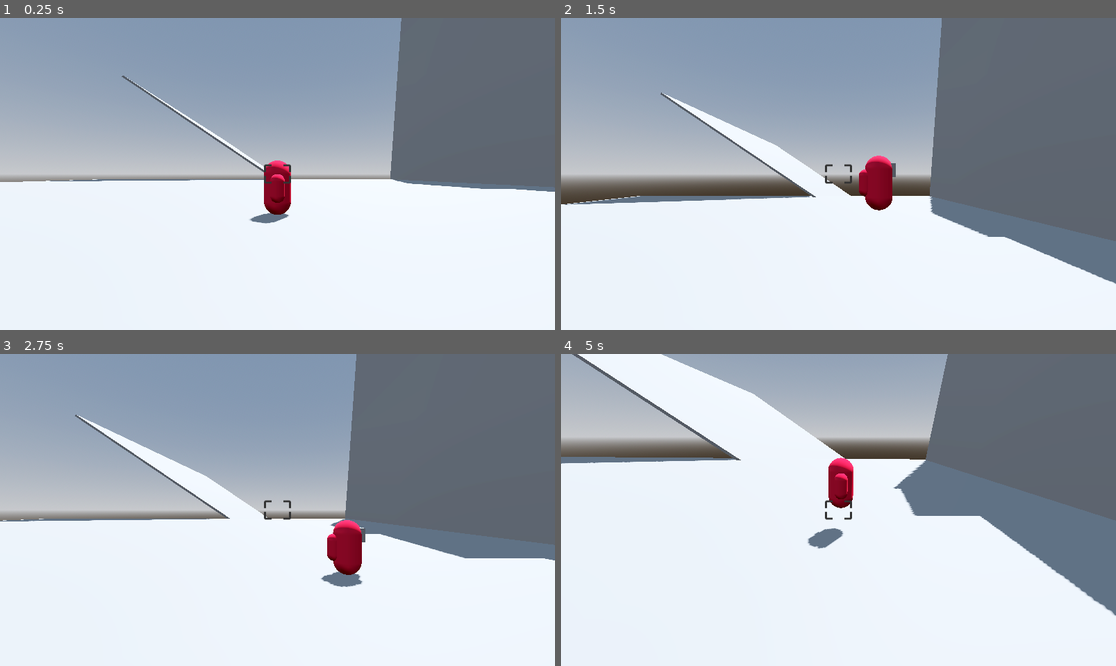
Above: before the commit, frames 1-4 (two rows, left to right).
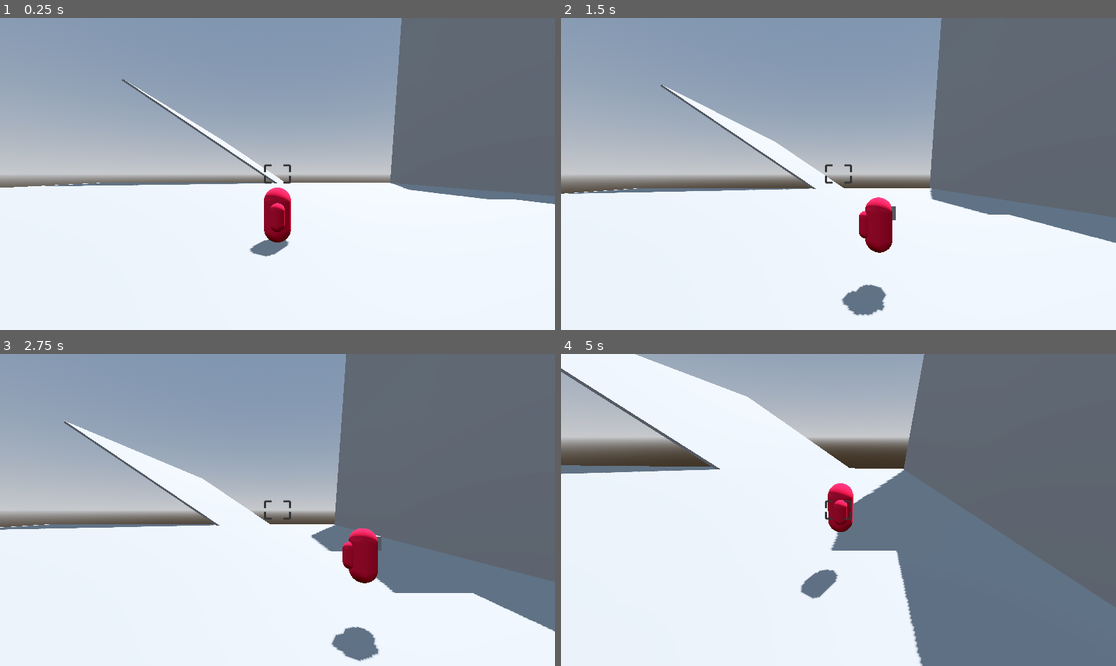
Above: after the commit, the same moments.

Repository: lead0lead/godot-3d-bullet-hell
Game: Godot game, scene res://scenes/main.tscn
The game is run twice, just before and just after one commit, with the same random seed, the same clock (stepped at 60 frames per second) and the same inputs.
Inputs (mouse positions are in pixels of both pictures, inside the frame that each line leads up to):
- Up to frame 1 (0.25 s): no input
- Up to frame 2 (1.5 s): tap Enter at 0.5 s; move the mouse to (960, 158) at 0.52 s; hold D (right) 0.53-1.28 s; hold Space (jump) 0.53-1.28 s; tap V (toggle_flight, bound only before the commit) at 0.6 s; move the mouse to (727, 189) at 1.27 s; hold Ctrl (down, bound only before the commit) from 1.28 s (still down); tap Space (jump) at 1.35 s
- Up to frame 3 (2.75 s): tap Space (jump) at 1.52, 1.82 s; tap V (toggle_flight, bound only before the commit) at 1.55 s; move the mouse to (333, 441) at 2.02 s; release Ctrl (down, bound only before the commit) at 2.03 s; hold D (right) from 2.03 s (still down); hold Space (jump) from 2.03 s (still down); tap Shift (dash) at 2.1 s
- Up to frame 4 (5 s): move the mouse to (810, 572) at 2.77 s; release D (right) at 2.78 s; release Space (jump) at 2.78 s; hold W (forward) from 2.78 s (still down); click (810, 572) at 2.85 s; tap Space (jump) at 3.02, 3.32, 4.52, 4.82 s; tap V (toggle_flight, bound only before the commit) at 3.05, 3.6, 4.35 s; move the mouse to (877, 513) at 3.52 s; hold Space (jump) 3.53-4.28 s; move the mouse to (794, 506) at 4.27 s

The runs differ from the first frame. In frame 1, 3.9% of the frame differs, in the area x 0-100%, y 1-77%; in frame 2, 8.4%; in frame 3, 11%; in frame 4, 24%, in the area x 0-100%, y 0-100%.

Commit message:
Replace flight with gliding
remove flight mechanics
add gliding mechanics
remove unnecessary variables and input maps

Diff:
--- a/project.godot
+++ b/project.godot
@@ -47,16 +47,6 @@
 "events": [Object(InputEventKey,"resource_local_to_scene":false,"resource_name":"","device":-1,"window_id":0,"alt_press …(191 unchanged characters)…
 ]
 }
-toggle_flight={
-"deadzone": 0.5,
-"events": [Object(InputEventKey,"resource_local_to_scene":false,"resource_name":"","device":-1,"window_id":0,"alt_pressed":false,"shift_pressed":false,"ctrl_pressed":false,"meta_pressed":false,"pressed":false,"keycode":0,"physical_keycode":86,"key_label":0,"unicode":118,"location":0,"echo":false,"script":null)
-]
-}
-down={
-"deadzone": 0.5,
-"events": [Object(InputEventKey,"resource_local_to_scene":false,"resource_name":"","device":-1,"window_id":0,"alt_pressed":false,"shift_pressed":false,"ctrl_pressed":false,"meta_pressed":false,"pressed":false,"keycode":0,"physical_keycode":4194326,"key_label":0,"unicode":0,"location":0,"echo":false,"script":null)
-]
-}
 dash={
 "deadzone": 0.5,
 "events": [Object(InputEventKey,"resource_local_to_scene":false,"resource_name":"","device":-1,"window_id":0,"alt_press …(195 unchanged characters)…
--- a/scenes/player.tscn
+++ b/scenes/player.tscn
@@ -48,6 +48,7 @@
 
 [node name="CameraPivot" type="Node3D" parent="."]
 unique_name_in_owner = true
+transform = Transform3D(1, 0, 0, 0, 1, 0, 0, 0, 1, 0, 1, 0)
 top_level = true
 
 [node name="SpringArm3D" type="SpringArm3D" parent="CameraPivot"]
--- a/scripts/player.gd
+++ b/scripts/player.gd
@@ -5,10 +5,8 @@
 @export_group("Movement")
 @export var movement_speed := 10.0
 @export var acceleration := 80.0
-@export var deceleration := 40.0
 @export var rotation_speed := 8.0
 @export var jump_impulse := 14.0
-@export var flight_impulse := 8.0
 @export var dash_impulse := 30.0
 
 @onready var _camera: Camera3D = %PlayerCamera
@@ -23,6 +21,10 @@
 	_handle_movement(delta)
 
 func _handle_movement(delta):
+
+	if Input.is_action_pressed("jump") and not is_on_floor() and velocity.y <= 0:
+		velocity.y *= 0.2
+
 	var player_input_direction = Input.get_vector("left", "right"
 			, "forward", "back")
 
@@ -39,7 +41,6 @@
 	velocity = velocity.move_toward(_move_direction * movement_speed
 			, acceleration * delta)
 
-
 	velocity.y = y_velocity + _gravity * delta
 
 	if Input.is_action_just_pressed("jump") and is_on_floor():
@@ -50,15 +51,6 @@
 	move_and_slide()
 
 	print("current speed: ", velocity.length())
-	if Input.is_action_just_pressed("toggle_flight"):
-		if not flying:
-			flying = true
-			print("flying on")
-		else:
-			flying = false
-			print("flying off")
-
-	_handle_flight()
 
 func _rotate_player_model(delta):
 	if _move_direction.length() > 0.0:
@@ -69,16 +61,6 @@
 	_skin.global_rotation.y = lerp_angle(_skin.rotation.y
 		, target_angle, rotation_speed * delta)
 
-func _handle_flight():
-	if flying == true:
-		velocity.y = 0.0
-		if Input.is_action_pressed("down"):
-			velocity.y -= flight_impulse
-		if Input.is_action_pressed("jump"):
-			velocity.y += flight_impulse
-	else:
-		pass
-
 func _dash():
 	var y_velocity = velocity.y
 	velocity = velocity.normalized() * (velocity.length() + dash_impulse)
--- a/scripts/player_camera.gd
+++ b/scripts/player_camera.gd
@@ -62,16 +62,16 @@
 		_camera_pivot.position = (_camera_pivot.position - x_offset_from_max)
 	else:
 		_camera_pivot.position = lerp(_camera_pivot.position,
-			 _player.position, camera_speed)
+			 (_player.position + Vector3.UP), camera_speed)
 
 	if local_y_offset.length() > max_cam_y_distance:
 		_camera_pivot.position = (_camera_pivot.position - y_offset_from_max)
 	else:
 		_camera_pivot.position = lerp(_camera_pivot.position,
-			 _player.position, camera_speed)
+			 (_player.position + Vector3.UP), camera_speed)
 
 	if local_z_offset.length() > max_cam_z_distance:
 		_camera_pivot.position = (_camera_pivot.position - z_offset_from_max)
 	else:
 		_camera_pivot.position = lerp(_camera_pivot.position,
-			 _player.position, camera_speed)
+			 (_player.position + Vector3.UP), camera_speed)
